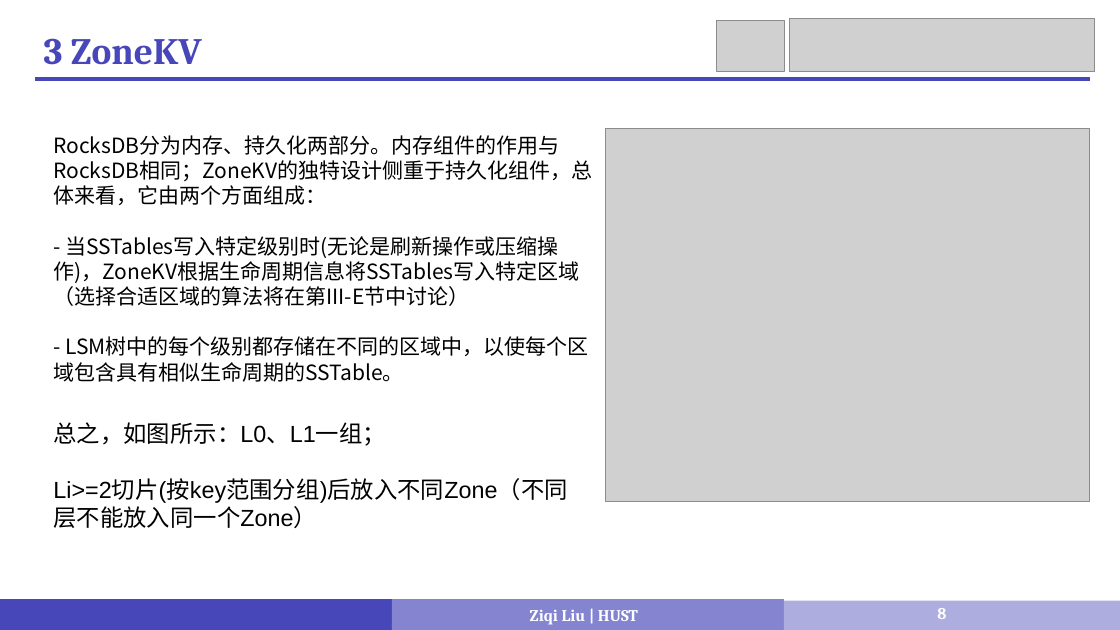
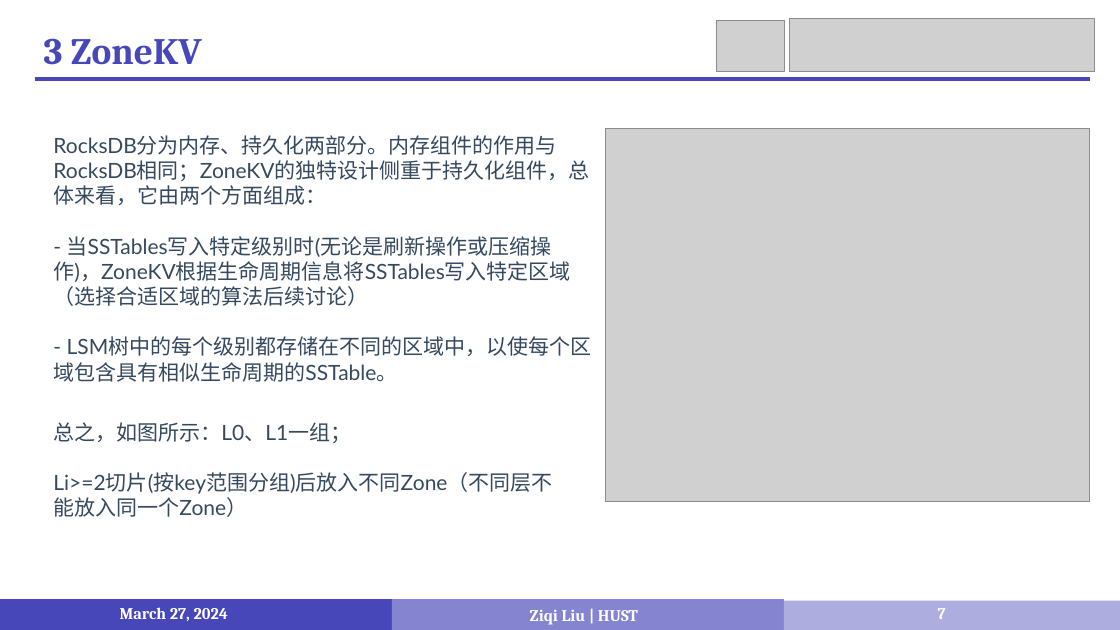
Before and after one commit to LiuziqiOvO/md, a slide deck: slide 7 of Paper/报告/5_ZoneKV .pptx (slide 8 before the commit). Drawn at 1120x630 pixels with LibreOffice and Linux fonts; fonts in the diff are those of the drawing; grey boxes stand for pictures. Boxes give left, top, right and bottom in pixels: in the first picture for what was removed or moved away, otherwise in the second. Text is boxed around its words. In the diff, an @@ line names an element or a change of style, - is before the commit and + after.

```diff
--- a/Paper/报告/5_ZoneKV .pptx
+++ b/Paper/报告/5_ZoneKV .pptx
@@ text at <box>53,135,592,382</box>: font Noto Sans CJK SC to Lato, text colour #000000 to #34495E in "RocksDB分为内存、持久化两部分。内存组件的作用与RocksDB相同；ZoneKV的独特设计侧重于持久化组件，总体来 ...", "- LSM树中的每个级别都存储在不同的区域中，以使每个区域包含具有相似生命周期的SSTable。" @@
@@ text at <box>53,236,570,306</box>: text changed; font Noto Sans CJK SC to Lato; text colour #000000 to #34495E @@
-- 当SSTables写入特定级别时(无论是刷新操作或压缩操作)，ZoneKV根据生命周期信息将SSTables写入特定区域（选择合适区域的算法将在第III-E节中讨论）
+- 当SSTables写入特定级别时(无论是刷新操作或压缩操作)，ZoneKV根据生命周期信息将SSTables写入特定区域（选择合适区域的算法后续讨论）
@@ text "总之，如图所示：L0、L1一组；" at <box>53,422,552,517</box>: size 20 to 18 pt, font Arial to Lato, text colour #000000 to #34495E @@
@@ text added at <box>120,607,228,621</box>, 14 pt, text #FFFFFF, bold @@
+March 27, 2024
@@ page number at <box>938,608,946,619</box>: text changed @@
-8
+7
```
Also in this commit, not shown: 10 other slides changed, 10 slides removed, 5 other files.
